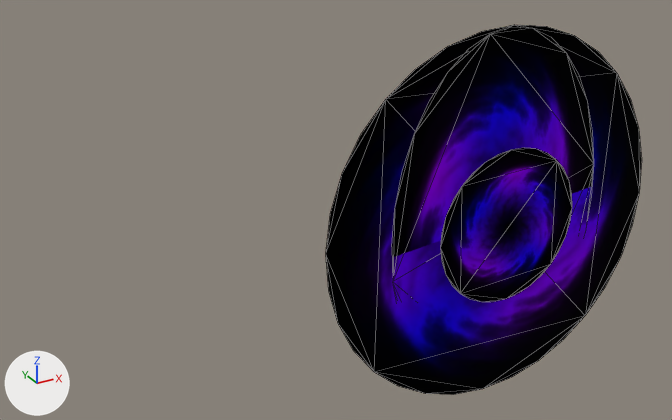
An edit to the glTF model assets/models/map/portal.glb, drawn before and after from the same camera.
Camera for both pictures: a 50 mm lens placed at (-216.0, -670.0, 283.0), pointed at (62.0, -165.0, 30.0). The axes (+X, +Y, +Z) are drawn at lower left. The lights are the same throughout. The picture after the commit comes second. Mesh edges are drawn as thin lines. Where no turn or scale is listed for an object, it has been applied to the vertices.

The first picture shows 'portal', 'portal.001', 'portal.005'.
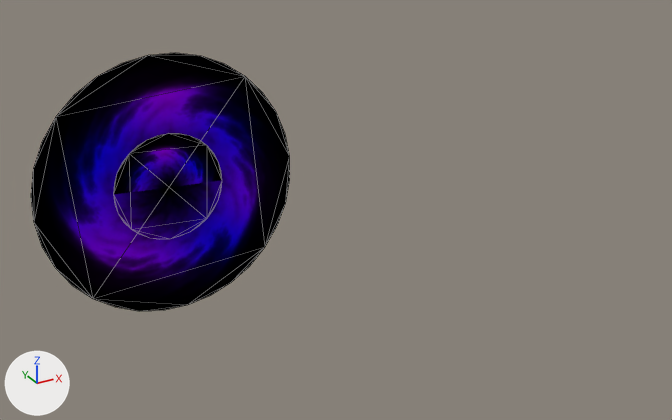
Where the newer file only moved an object's origin or applied its transform, the numbers keep the older frame.

Edits to the bpy script that builds the scene:
```text
Change me_portal_006:
    used by ob_portal_005; location = (89.4, -310.0, 70.3); rotation_euler = (-1.583, 0.544, -0.00702), in degrees (-91, 31, -0.4); scale = (-45.1, -45.1, -45.1)
    remove me_portal_006.from_pydata(...)  # 32 vertices, 30 faces; spans x -1.0..1.0, y -1.0..1.0, z 0.0
    add me_portal_006.from_pydata(...)  # 32 vertices, 30 faces; spans x -0.07..1.93, y -3.3..-1.31, z -6.9..-6.89
    me_portal_006 part 1: the whole mesh is multiplied about its middle by the matrix ((-0.482, 0.876, 0.001), (0.876, 0.482, -0.001), (-0.001, 0.001, -1.0)), then moved by (0.93, -2.3, -6.9)
Add me_portal_004:
    me_portal_004.from_pydata(...)  # 32 vertices, 30 faces; spans x -108.0..108.0, y -4.0..4.0, z -108.0..108.0
    me_portal_004.materials.append(mat_material_003)
Remove ob_portal:
    ob_portal = bpy.data.objects.new('portal', me_portal_003)
    ob_portal.location = (89.4, -300.0, 70.3)
Remove ob_portal_001:
    ob_portal_001 = bpy.data.objects.new('portal.001', me_portal_001)
    ob_portal_001.location = (89.4, -300.0, 70.3)
Add ob_portal_003:
    ob_portal_003 = bpy.data.objects.new('portal.003', me_portal_004)
    ob_portal_003.location = (0.0, 0.0, 0.0)
```

Boxes (x1, y1, x2, y2) around the edits, measured in the pictures (672 x 420 px):
'portal.001', deleted: before (326, 25, 642, 395)
'portal.003', added: after (31, 53, 290, 311)
'portal', deleted: before (392, 27, 594, 258)
'portal.005', reshaped: before (440, 148, 572, 302); after (114, 133, 222, 194)
